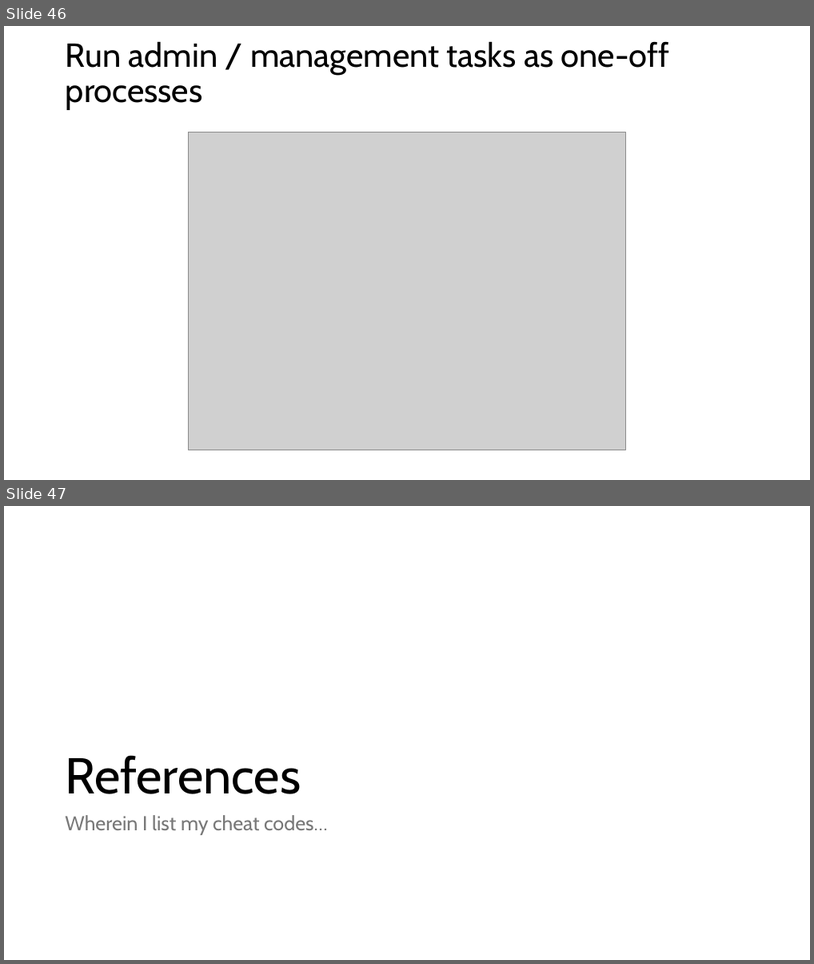
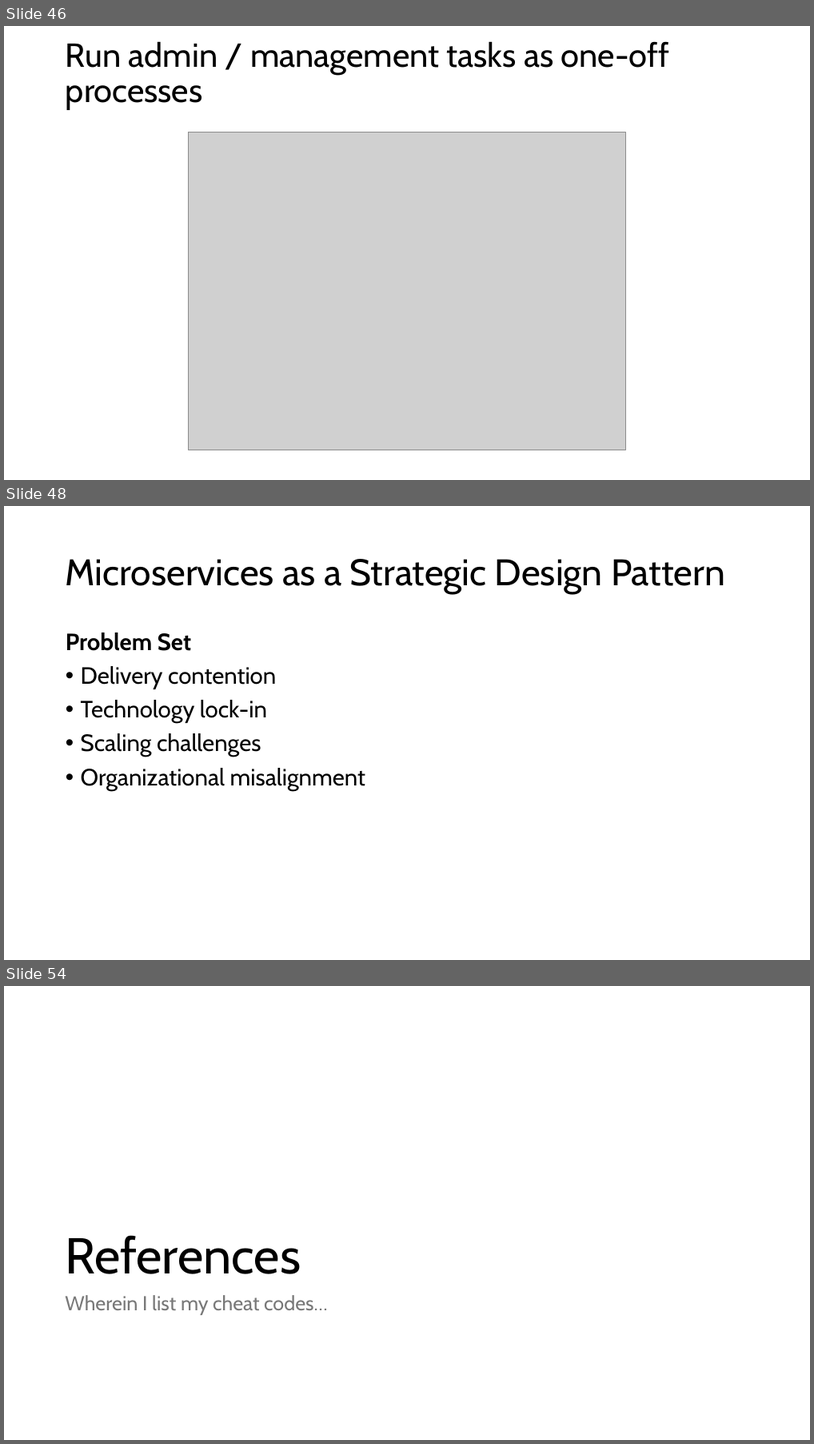
Before and after one commit to ericburcham/cloud-patterns-and-practices, a slide deck: Presentation.pptx. Shown one above the other, each under a label of ours: slides 46 and 47 before the commit, slides 46, 48 and 54 after it; the slides between them are not shown. The pictures are 814x964 and 814x1444 pixels, drawn with LibreOffice and Linux fonts; fonts in the diff are those of the drawing; grey boxes stand for pictures. Boxes give left, top, right and bottom in pixels: in the first picture for what was removed or moved away, otherwise in the second. Text is boxed around its words. In the diff, an @@ line names an element or a change of style, - is before the commit and + after.

Commit message:
add microservices slides

```diff
--- a/Presentation.pptx
+++ b/Presentation.pptx
@@ slide 48 added at bbox=[4, 506, 810, 960], background #FFFFFF @@
@@ title added at bbox=[66, 559, 726, 594], 44 pt, text #000000 @@
+Microservices as a Strategic Design Pattern
@@ text added at bbox=[66, 632, 366, 791], 28 pt, text #000000 @@
+Problem Set
+• Delivery contention
+• Technology lock-in
+• Scaling challenges
+• Organizational misalignment
@@ what was slide 47 is now slide 54 @@
```
Also in this commit, not shown: 1 slide changed, 6 other slides added, 1 other file.
